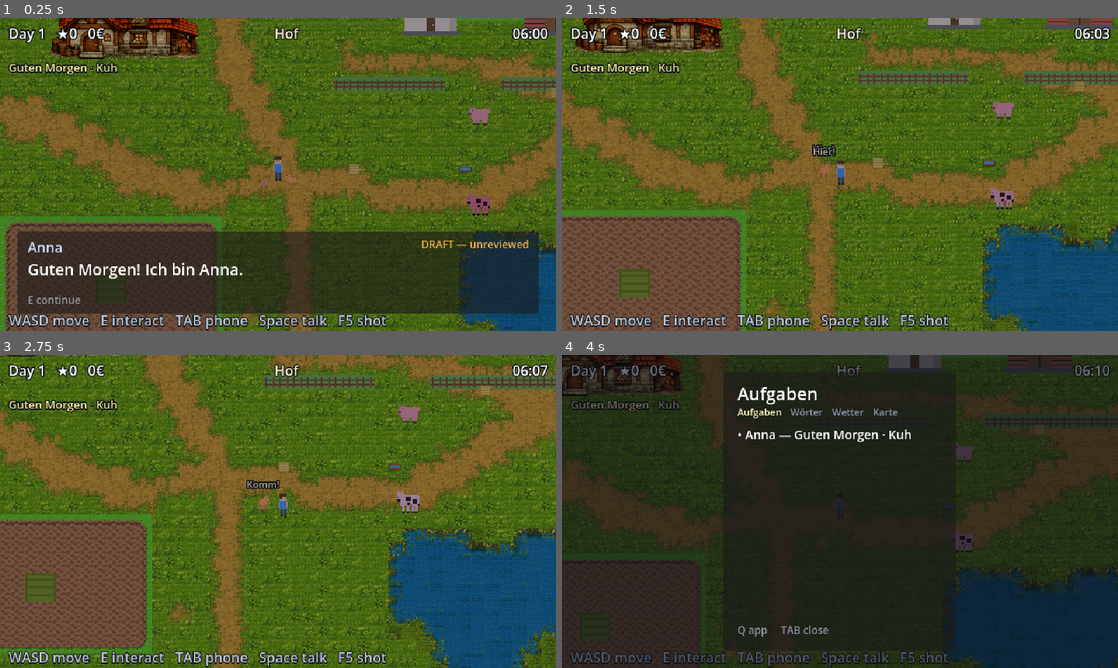
Above: before the commit, frames 1-4 (two rows, left to right).
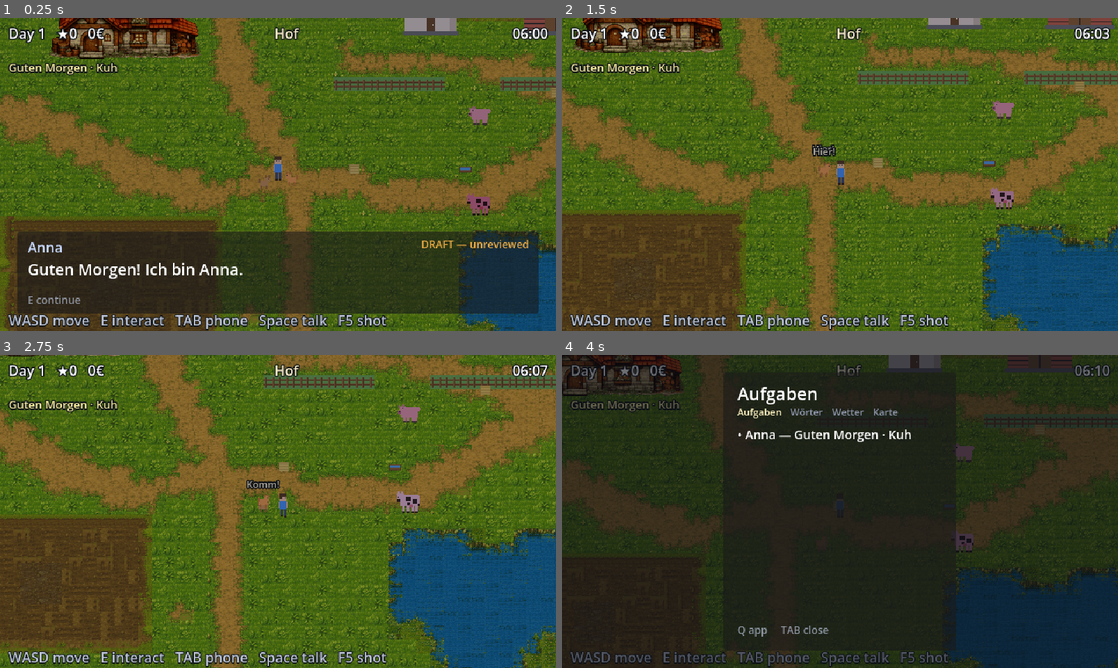
Above: after the commit, the same moments.

Repository: onskim/langame
Game: Godot game, scene res://scenes/world/farm.tscn
Same seed, same stepped clock (60 frames per second), same inputs: the game is played once before the commit and once after it.
Inputs:
- Up to frame 1 (0.25 s): no input
- Up to frame 2 (1.5 s): tap Enter at 0.5 s; hold D (move_right) 0.53-1.28 s; hold E (interact) 0.53-1.28 s; hold S (move_down) from 1.28 s (still down); tap 3 (pet_command_hier) at 1.35 s
- Up to frame 3 (2.75 s): release S (move_down) at 2.03 s; hold D (move_right) from 2.03 s (still down); tap 2 (pet_command_komm) at 2.1 s
- Up to frame 4 (4 s): release D (move_right) at 2.78 s; hold W (move_up) 2.78-3.53 s; tap 1 (pet_command_sitz) at 2.85 s; hold A (move_left) from 3.53 s (still down); hold Tab (phone) from 3.53 s (still down)

The runs differ from the first frame. In frame 1, 3.7% of the frame differs, in the area x 0-95%, y 0-100%; in frame 2, 11%; in frame 3, 11%, in the area x 0-28%, y 50-96%; in frame 4, 0.2%.

Commit message:
Farmland art, and two bugs in the soil stamp
extract_ground_tileset.py gains --crop and an is_soil predicate:
tilled soil is darker than a path, so is_dirt rejected it.

stamp() never passed the cell to atlas_for, so every soil cell
used variant 0 and the plot tiled like wallpaper. It also assumed
the stamped material is the pack's upper terrain, which is
backwards for every pack cut from a founder reference.

The 'water the field' marker was a green-tinted hay bale sitting
on real soil; it is now a patch of the watered pack.

Diff:
--- /dev/null
+++ b/game/assets/tilesets/ground_soil_ref.tiles.json
@@ -0,0 +1,289 @@
+{
+ "source": "founder-reference",
+ "source_file": "farmland_reference.png",
+ "lower": "tilled crop soil, furrowed and clodded, ready for planting",
+ "upper": "lush meadow grass with wildflowers, leafy clumps and stones",
+ "tile_size": 16,
+ "grid": {
+  "cols": 6,
+  "rows": 10
+ },
+ "tiles": [
+  {
+   "atlas_coords": [
+    0,
+    0
+   ],
+   "variants": [
+    [
+     0,
+     0
+    ],
+    [
+     1,
+     0
+    ],
+    [
+     2,
+     0
+    ],
+    [
+     3,
+     0
+    ],
+    [
+     4,
+     0
+    ],
+    [
+     5,
+     0
+    ]
+   ],
+   "corners": {
+    "NE": "lower",
+    "NW": "lower",
+    "SE": "lower",
+    "SW": "lower"
+   }
+  },
+  {
+   "atlas_coords": [
+    0,
+    1
+   ],
+   "variants": [
+    [
+     0,
+     1
+    ],
+    [
+     1,
+     1
+    ],
+    [
+     2,
+     1
+    ],
+    [
+     3,
+     1
+    ],
+    [
+     4,
+     1
+    ],
+    [
+     5,
+     1
+    ]
+   ],
+   "corners": {
+    "NE": "lower",
+    "NW": "lower",
+    "SE": "upper",
+    "SW": "upper"
+   }
+  },
+  {
+   "atlas_coords": [
+    0,
+    2
+   ],
+   "variants": [
+    [
+     0,
+     2
+    ],
+    [
+     1,
+     2
+    ],
+    [
+     2,
+     2
+    ],
+    [
+     3,
+     2
+    ],
+    [
+     4,
+     2
+    ],
+    [
+     5,
+     2
+    ]
+   ],
+   "corners": {
+    "NE": "lower",
+    "NW": "upper",
+    "SE": "lower",
+    "SW": "upper"
+   }
+  },
+  {
+   "atlas_coords": [
+    0,
+    3
+   ],
+   "variants": [
+    [
+     0,
+     3
+    ]
+   ],
+   "corners": {
+    "NE": "lower",
+    "NW": "upper",
+    "SE": "upper",
+    "SW": "upper"
+   }
+  },
+  {
+   "atlas_coords": [
+    0,
+    4
+   ],
+   "variants": [
+    [
+     0,
+     4
+    ]
+   ],
+   "corners": {
+    "NE": "upper",
+    "NW": "lower",
+    "SE": "lower",
+    "SW": "lower"
+   }
+  },
+  {
+   "atlas_coords": [
+    0,
+    5
+   ],
+   "variants": [
+    [
+     0,
+     5
+    ],
+    [
+     1,
+     5
+    ],
+    [
+     2,
+     5
+    ],
+    [
+     3,
+     5
+    ],
+    [
+     4,
+     5
+    ],
+    [
+     5,
+     5
+    ]
+   ],
+   "corners": {
+    "NE": "upper",
+    "NW": "lower",
+    "SE": "upper",
+    "SW": "lower"
+   }
+  },
+  {
+   "atlas_coords": [
+    0,
+    6
+   ],
+   "variants": [
+    [
+     0,
+     6
+    ],
+    [
+     1,
+     6
+    ]
+   ],
+   "corners": {
+    "NE": "upper",
+    "NW": "lower",
+    "SE": "upper",
+    "SW": "upper"
+   }
+  },
+  {
+   "atlas_coords": [
+    0,
+    7
+   ],
+   "variants": [
+    [
+     0,
+     7
+    ]
+   ],
+   "corners": {
+    "NE": "upper",
+    "NW": "upper",
+    "SE": "lower",
+    "SW": "lower"
+   }
+  },
+  {
+   "atlas_coords": [
+    0,
+    8
+   ],
+   "variants": [
+    [
+     0,
+     8
+    ]
+   ],
+   "corners": {
+    "NE": "upper",
+    "NW": "upper",
+    "SE": "upper",
+    "SW": "lower"
+   }
+  },
+  {
+   "atlas_coords": [
+    0,
+    9
+   ],
+   "variants": [
+    [
+     0,
+     9
+    ],
+    [
+     1,
+     9
+    ],
+    [
+     2,
+     9
+    ],
+    [
+     3,
+     9
+    ]
+   ],
+   "corners": {
+    "NE": "upper",
+    "NW": "upper",
+    "SE": "upper",
+    "SW": "upper"
+   }
+  }
+ ]
+}
--- /dev/null
+++ b/game/assets/tilesets/ground_wetsoil_ref.tiles.json
@@ -0,0 +1,375 @@
+{
+ "source": "founder-reference",
+ "source_file": "farmland_reference.png",
+ "lower": "tilled crop soil, furrowed and clodded, ready for planting",
+ "upper": "lush meadow grass with wildflowers, leafy clumps and stones",
+ "tile_size": 16,
+ "grid": {
+  "cols": 6,
+  "rows": 13
+ },
+ "tiles": [
+  {
+   "atlas_coords": [
+    0,
+    0
+   ],
+   "variants": [
+    [
+     0,
+     0
+    ],
+    [
+     1,
+     0
+    ],
+    [
+     2,
+     0
+    ],
+    [
+     3,
+     0
+    ],
+    [
+     4,
+     0
+    ],
+    [
+     5,
+     0
+    ]
+   ],
+   "corners": {
+    "NE": "lower",
+    "NW": "lower",
+    "SE": "lower",
+    "SW": "lower"
+   }
+  },
+  {
+   "atlas_coords": [
+    0,
+    1
+   ],
+   "variants": [
+    [
+     0,
+     1
+    ]
+   ],
+   "corners": {
+    "NE": "lower",
+    "NW": "lower",
+    "SE": "upper",
+    "SW": "lower"
+   }
+  },
+  {
+   "atlas_coords": [
+    0,
+    2
+   ],
+   "variants": [
+    [
+     0,
+     2
+    ]
+   ],
+   "corners": {
+    "NE": "lower",
+    "NW": "lower",
+    "SE": "upper",
+    "SW": "upper"
+   }
+  },
+  {
+   "atlas_coords": [
+    0,
+    3
+   ],
+   "variants": [
+    [
+     0,
+     3
+    ],
+    [
+     1,
+     3
+    ]
+   ],
+   "corners": {
+    "NE": "lower",
+    "NW": "upper",
+    "SE": "lower",
+    "SW": "lower"
+   }
+  },
+  {
+   "atlas_coords": [
+    0,
+    4
+   ],
+   "variants": [
+    [
+     0,
+     4
+    ],
+    [
+     1,
+     4
+    ],
+    [
+     2,
+     4
+    ]
+   ],
+   "corners": {
+    "NE": "lower",
+    "NW": "upper",
+    "SE": "lower",
+    "SW": "upper"
+   }
+  },
+  {
+   "atlas_coords": [
+    0,
+    5
+   ],
+   "variants": [
+    [
+     0,
+     5
+    ]
+   ],
+   "corners": {
+    "NE": "lower",
+    "NW": "upper",
+    "SE": "upper",
+    "SW": "upper"
+   }
+  },
+  {
+   "atlas_coords": [
+    0,
+    6
+   ],
+   "variants": [
+    [
+     0,
+     6
+    ],
+    [
+     1,
+     6
+    ],
+    [
+     2,
+     6
+    ]
+   ],
+   "corners": {
+    "NE": "upper",
+    "NW": "lower",
+    "SE": "lower",
+    "SW": "lower"
+   }
+  },
+  {
+   "atlas_coords": [
+    0,
+    7
+   ],
+   "variants": [
+    [
+     0,
+     7
+    ],
+    [
+     1,
+     7
+    ],
+    [
+     2,
+     7
+    ],
+    [
+     3,
+     7
+    ],
+    [
+     4,
+     7
+    ]
+   ],
+   "corners": {
+    "NE": "upper",
+    "NW": "lower",
+    "SE": "upper",
+    "SW": "lower"
+   }
+  },
+  {
+   "atlas_coords": [
+    0,
+    8
+   ],
+   "variants": [
+    [
+     0,
+     8
+    ],
+    [
+     1,
+     8
+    ]
+   ],
+   "corners": {
+    "NE": "upper",
+    "NW": "lower",
+    "SE": "upper",
+    "SW": "upper"
+   }
+  },
+  {
+   "atlas_coords": [
+    0,
+    9
+   ],
+   "variants": [
+    [
+     0,
+     9
+    ],
+    [
+     1,
+     9
+    ],
+    [
+     2,
+     9
+    ],
+    [
+     3,
+     9
+    ],
+    [
+     4,
+     9
+    ],
+    [
+     5,
+     9
+    ]
+   ],
+   "corners": {
+    "NE": "upper",
+    "NW": "upper",
+    "SE": "lower",
+    "SW": "lower"
+   }
+  },
+  {
+   "atlas_coords": [
+    0,
+    10
+   ],
+   "variants": [
+    [
+     0,
+     10
+    ],
+    [
+     1,
+     10
+    ],
+    [
+     2,
+     10
+    ],
+    [
+     3,
+     10
+    ],
+    [
+     4,
+     10
+    ],
+    [
+     5,
+     10
+    ]
+   ],
+   "corners": {
+    "NE": "upper",
+    "NW": "upper",
+    "SE": "lower",
+    "SW": "upper"
+   }
+  },
+  {
+   "atlas_coords": [
+    0,
+    11
+   ],
+   "variants": [
+    [
+     0,
+     11
+    ],
+    [
+     1,
+     11
+    ],
+    [
+     2,
+     11
+    ]
+   ],
+   "corners": {
+    "NE": "upper",
+    "NW": "upper",
+    "SE": "upper",
+    "SW": "lower"
+   }
+  },
+  {
+   "atlas_coords": [
+    0,
+    12
+   ],
+   "variants": [
+    [
+     0,
+     12
+    ],
+    [
+     1,
+     12
+    ],
+    [
+     2,
+     12
+    ],
+    [
+     3,
+     12
+    ],
+    [
+     4,
+     12
+    ],
+    [
+     5,
+     12
+    ]
+   ],
+   "corners": {
+    "NE": "upper",
+    "NW": "upper",
+    "SE": "upper",
+    "SW": "upper"
+   }
+  }
+ ]
+}
--- a/game/scenes/world/farm.tscn
+++ b/game/scenes/world/farm.tscn
@@ -16,6 +16,7 @@
 [ext_resource type="Texture2D" path="res://assets/sprites/bld_anna_house.png" id="18_annahouse"]
 [ext_resource type="PackedScene" path="res://scenes/actors/pet.tscn" id="19_pet"]
 [ext_resource type="Texture2D" path="res://assets/sprites/pet_cat.png" id="20_cat"]
+[ext_resource type="Texture2D" path="res://assets/sprites/field_wet_patch.png" id="21_fieldwet"]
 
 [sub_resource type="RectangleShape2D" id="RectangleShape2D_big"]
 size = Vector2(32, 26)
@@ -147,9 +148,7 @@
 consumes_item = false
 
 [node name="Sprite2D" type="Sprite2D" parent="Field"]
-texture = ExtResource("8_hay")
-modulate = Color(0.55, 0.78, 0.45, 1)
-scale = Vector2(3, 3)
+texture = ExtResource("21_fieldwet")
 
 [node name="Area2D" type="Area2D" parent="Field"]
 
--- a/game/scripts/core/world_builder.gd
+++ b/game/scripts/core/world_builder.gd
@@ -25,8 +25,8 @@
 const VILLAGE_H := 34
 
 const PACK_PATH_GRASS := "res://assets/tilesets/ground_ref"
-const PACK_GRASS_SOIL := "res://assets/tilesets/ground_grass_soil"
-const PACK_SOIL_WATERED := "res://assets/tilesets/ground_soil_watered"
+const PACK_GRASS_SOIL := "res://assets/tilesets/ground_soil_ref"
+const PACK_SOIL_WATERED := "res://assets/tilesets/ground_wetsoil_ref"
 const PACK_GRASS_WILD := "res://assets/tilesets/ground_grass_wild"
 const PACK_GRASS_WATER := "res://assets/tilesets/ground_water_ref"
 
@@ -94,16 +94,32 @@
 
 ## Stamp only cells that touch the region, leaving the rest of the layer
 ## transparent so whatever is painted below shows through at the seams.
+##
+## `region_is_upper` exists because packs disagree about which terrain they call
+## "upper". The PixelLab sets treat the stamped material as upper; packs cut from
+## a founder reference always treat GRASS as upper, so for those the region — the
+## soil — is the LOWER terrain and every corner flag has to be flipped. Getting
+## this backwards paints a field of grass inside a meadow and reads as "nothing
+## happened", which is exactly how the first ground tileset shipped inverted.
 static func stamp(layer: TileMapLayer, pack: WangTileset, width: int, height: int,
-		in_region: Callable) -> void:
+		in_region: Callable, region_is_upper: bool = true) -> void:
 	for y in range(height):
 		for x in range(width):
 			var nw: bool = in_region.call(x, y)
 			var ne: bool = in_region.call(x + 1, y)
 			var sw: bool = in_region.call(x, y + 1)
 			var se: bool = in_region.call(x + 1, y + 1)
-			if nw or ne or sw or se:
-				layer.set_cell(Vector2i(x, y), 0, pack.atlas_for(ne, nw, se, sw))
+			if not (nw or ne or sw or se):
+				continue
+			var cell := Vector2i(x, y)
+			# `cell` seeds the variant pick. Omitting it — as this did — pins
+			# every cell to variant 0, so a plot tiles as visibly as wallpaper
+			# no matter how many variants the pack carries.
+			if region_is_upper:
+				layer.set_cell(cell, 0, pack.atlas_for(ne, nw, se, sw, cell))
+			else:
+				layer.set_cell(cell, 0,
+					pack.atlas_for(not ne, not nw, not se, not sw, cell))
 
 
 ## An irregular pond. Round ponds read as decals; the reference's water has
@@ -182,7 +198,9 @@
 
 	if crops == null:
 		return
-	# ground_grass_soil: lower = grass, upper = tilled soil.
+	# ground_soil_ref is cut from the founder's farmland reference, so GRASS is
+	# the upper terrain and the tilled soil is lower — hence region_is_upper
+	# false below.
 	var soil := pack_layer(crops, PACK_GRASS_SOIL)
 	if not soil.is_valid():
 		return
@@ -191,7 +209,7 @@
 		# Anna's plot is tilled too, so the two holdings read as the same work.
 		var anna_field: bool = x >= 34 and x <= 46 and y >= 4 and y <= 9
 		return player_field or anna_field
-	stamp(crops, soil, FARM_W, FARM_H, is_soil)
+	stamp(crops, soil, FARM_W, FARM_H, is_soil, false)
 
 	if water == null:
 		return
Binary file added: game/assets/sprites/field_wet_patch.png
Not shown, added: game/assets/sprites/field_wet_patch.png.import
Binary file added: game/assets/tilesets/ground_soil_ref.png
Not shown, added: game/assets/tilesets/ground_soil_ref.png.import
Binary file added: game/assets/tilesets/ground_wetsoil_ref.png
Not shown, added: game/assets/tilesets/ground_wetsoil_ref.png.import
Not shown: 1 places in game/scenes/world/farm.tscn that only renumber resources
Not shown, changed: DEVLOG.md
Not shown, added: tools/extract_crop_stages.py
Not shown, changed: tools/extract_ground_tileset.py
